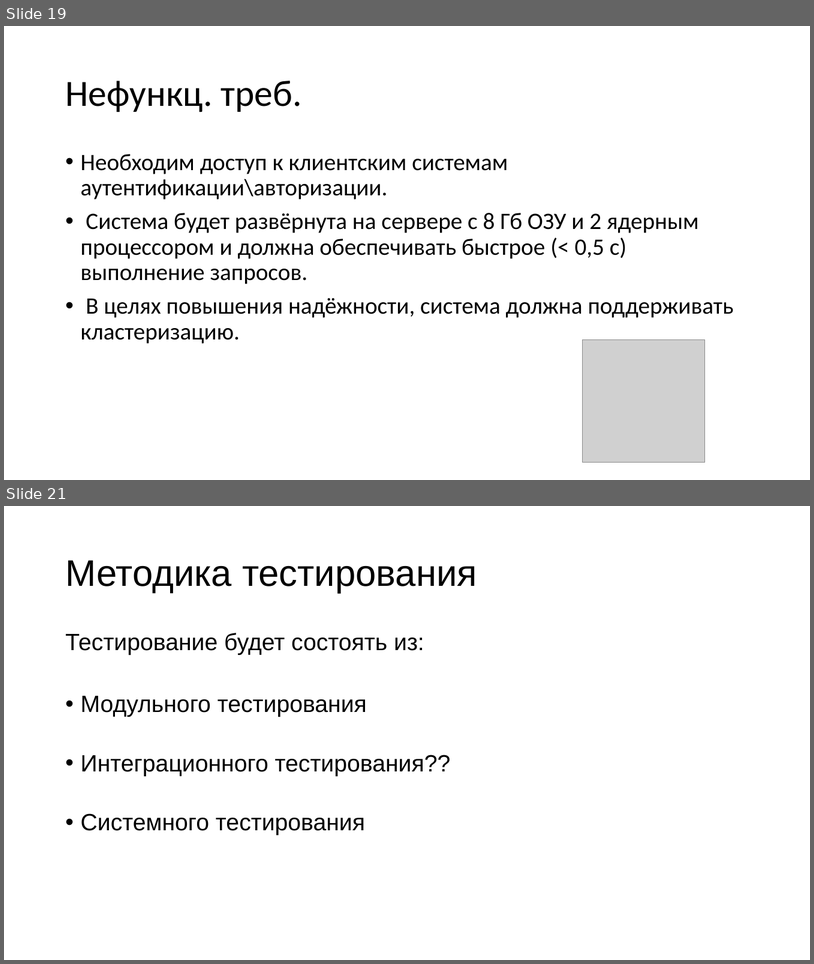
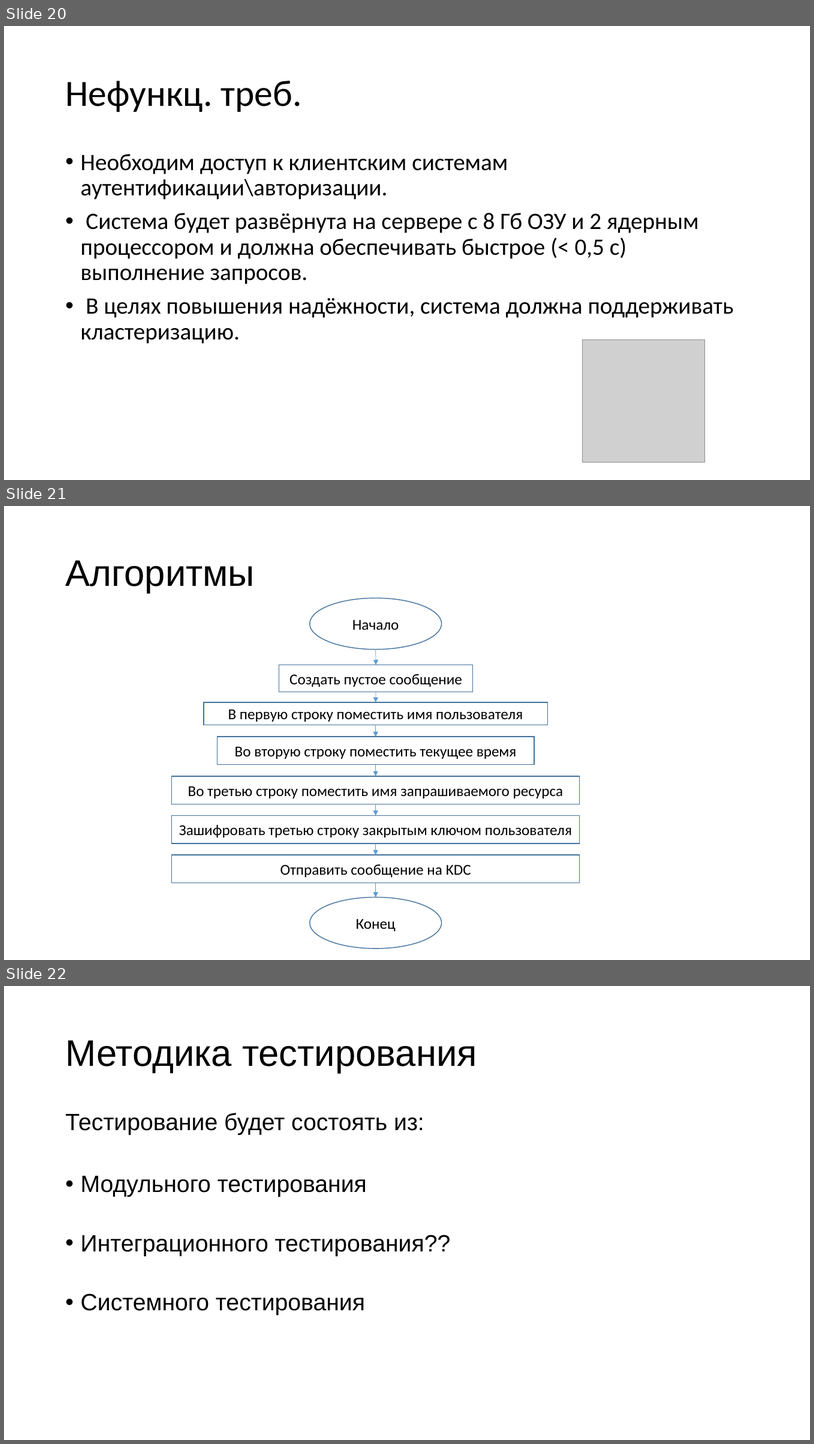
Before and after one commit to KozinOleg97/diplom, a slide deck: Vkr_p2.pptx. Shown one above the other, each under a label of ours: slides 19 and 21 before the commit, slides 20, 21 and 22 after it; the slides between them are not shown. The pictures are 814x964 and 814x1444 pixels, drawn with LibreOffice and Linux fonts; fonts in the diff are those of the drawing; grey boxes stand for pictures. Boxes give left, top, right and bottom in pixels: in the first picture for what was removed or moved away, otherwise in the second. Text is boxed around its words. In the diff, an @@ line names an element or a change of style, - is before the commit and + after.

```diff
--- a/Vkr_p2.pptx
+++ b/Vkr_p2.pptx
@@ slide 21 added at (4, 506, 810, 960), background #FFFFFF @@
@@ title added at (65, 560, 255, 593), 44 pt, text #000000 @@
+Алгоритмы
@@ ellipse added at (310, 598, 442, 649), outline #43739E 1 pt, 18 pt, text #000000 @@
+Начало
@@ arrow added from (376, 649) to (376, 664), #5B9BD5 0.5 pt @@
@@ rectangle added at (279, 664, 473, 691), outline #43739E 1 pt, 18 pt, text #000000 @@
+Создать пустое сообщение
@@ rectangle added at (204, 702, 548, 724), outline #43739E 1 pt, 18 pt, text #000000 @@
+В первую строку поместить имя пользователя
@@ arrow added from (376, 692) to (376, 702), #5B9BD5 0.5 pt @@
@@ rectangle added at (218, 736, 534, 765), outline #43739E 1 pt, 18 pt, text #000000 @@
+Во вторую строку поместить текущее время
@@ arrow added from (376, 724) to (376, 736), #5B9BD5 0.5 pt @@
@@ arrow added from (376, 765) to (376, 776), #5B9BD5 0.5 pt @@
@@ rectangle added at (171, 776, 580, 804), outline #43739E 1 pt, 18 pt, text #000000 @@
+Во третью строку поместить имя запрашиваемого ресурса
@@ arrow added from (376, 804) to (376, 815), #5B9BD5 0.5 pt @@
@@ rectangle added at (171, 815, 580, 843), outline #43739E 1 pt, 18 pt, text #000000 @@
+Зашифровать третью строку закрытым ключом пользователя
@@ arrow added from (376, 844) to (376, 855), #5B9BD5 0.5 pt @@
@@ rectangle added at (171, 855, 580, 883), outline #43739E 1 pt, 18 pt, text #000000 @@
+Отправить сообщение на KDC
@@ arrow added from (376, 883) to (376, 897), #5B9BD5 0.5 pt @@
@@ ellipse added at (310, 897, 442, 948), outline #43739E 1 pt, 18 pt, text #000000 @@
+Конец
@@ what was slide 19 is now slide 20 @@
@@ what was slide 21 is now slide 22 @@
```
Also in this commit, not shown: 1 slide changed, 2 other slides added, 2 slides removed, 1 other file.
